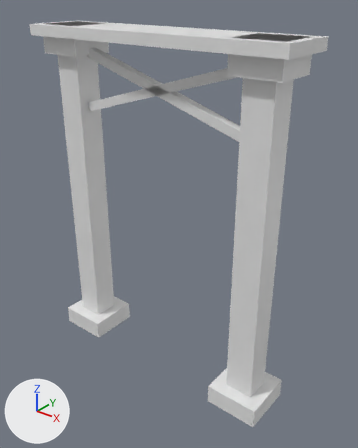
Two versions of the glTF model assets/source/infrastructure/directorate/conveyors/models/support_heavy/structural_intact_lod1.glb, one commit apart.
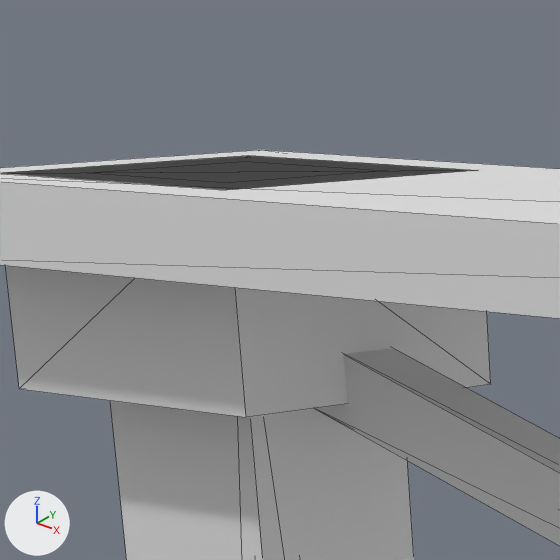
Each version is shown whole from a 50 mm lens placed at (0.2434, -0.2819, 0.3179), pointed at (0.0127, 0.0065, 0.1391), then close up on the part from 12% to 33% of the width and 0% to 17% of the height. The axes (+X, +Y, +Z) are drawn at lower left. The lights are the same throughout. The first two pictures are the older version. The close-ups show mesh edges as thin lines. Vertices at exactly the same position are counted once.

The older version as bpy lines, for what is in view:
```python
me_structural_intact_lod1 = bpy.data.meshes.new('structural_intact_lod1')
me_structural_intact_lod1.from_pydata(...)  # 72 vertices, 108 faces; spans x -0.114..0.114, y -0.025..0.025, z 0.0..0.289
ob_structural_intact_lod1 = bpy.data.objects.new('structural_intact_lod1', me_structural_intact_lod1)
ob_structural_intact_lod1.location = (0.0, 0.0, 0.0)
```
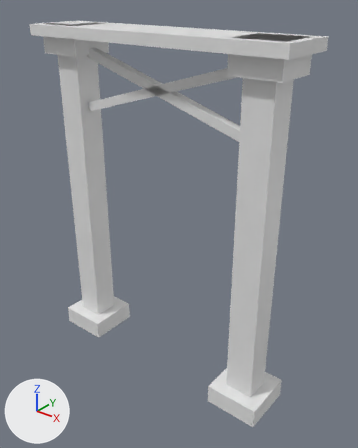
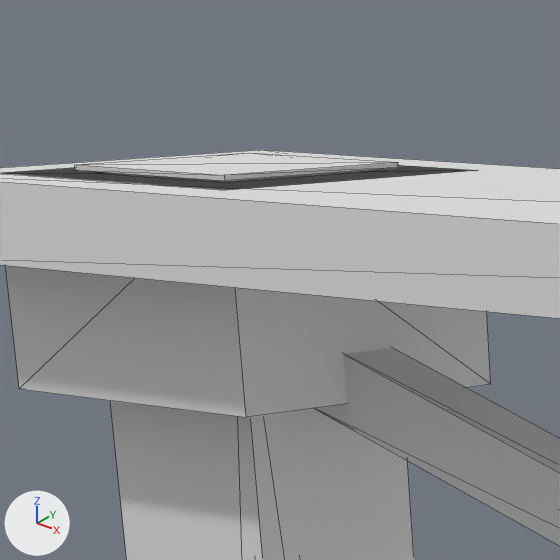
Location of each change, [x1, y1, x2, y2] in pixels of the close-ups (560 x 560 px):
part 1 of me_structural_intact_lod1, added
    after: [75, 153, 398, 181]

The edits, one by one:
me_structural_intact_lod1 is used by ob_structural_intact_lod1; location (0.0, 0.0, 0.0).
me_structural_intact_lod1 had 72 vertices, 108 faces and spanned x -0.114..0.114, y -0.025..0.025, z 0.0..0.289.
me_structural_intact_lod1 now has 80 vertices, 120 faces and spans x -0.114..0.114, y -0.025..0.025, z 0.0..0.29.
me_structural_intact_lod1 part 1: a new loose piece, a box spanning x -0.10111..-0.07667, y -0.01222..0.01222, z 0.28917..0.28972.
